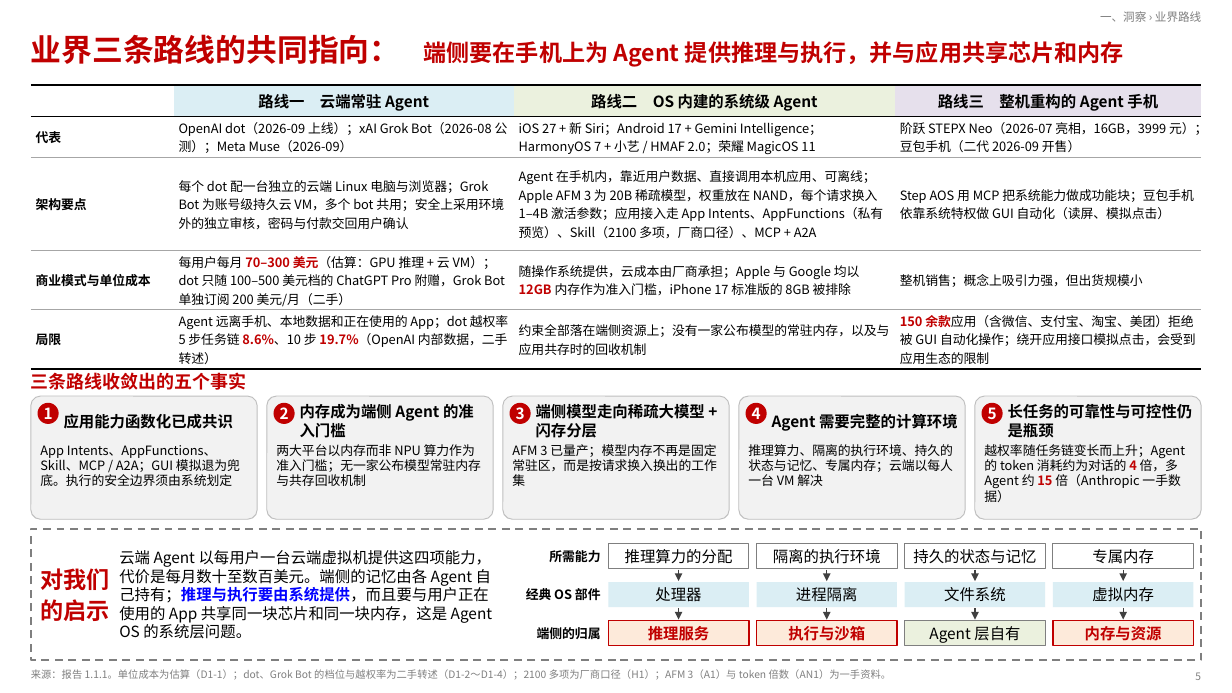
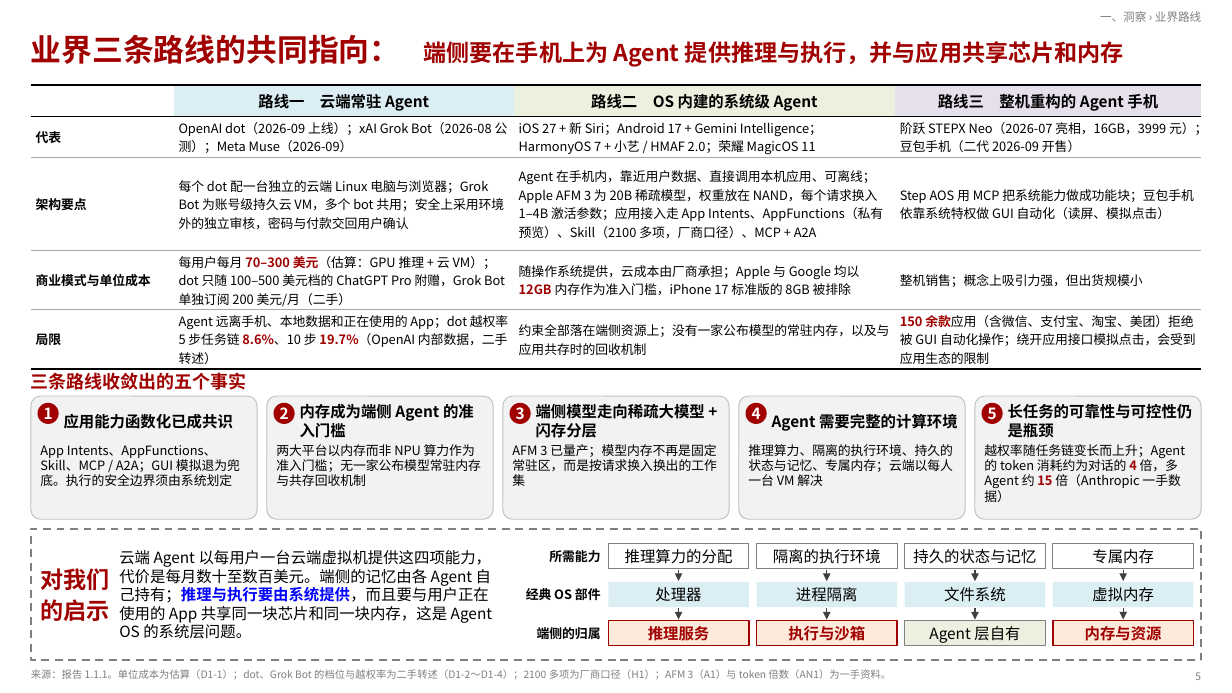
Before and after one commit to SiriusBHU/memory_system_architecture_summary, a slide deck: slide 5 of proposals/agentos-components/ppt/AgentOS三项系统服务-汇报.pptx. Drawn at 1232x693 pixels with LibreOffice and Linux fonts; fonts in the diff are those of the drawing. Boxes give left, top, right and bottom in pixels: in the first picture for what was removed or moved away, otherwise in the second. Text is boxed around its words. In the diff, an @@ line names an element or a change of style, - is before the commit and + after.

```diff
--- a/proposals/agentos-components/ppt/AgentOS三项系统服务-汇报.pptx
+++ b/proposals/agentos-components/ppt/AgentOS三项系统服务-汇报.pptx
@@ table at (30, 85, 1201, 368) @@
@@ text colour #C00000 to #A00000 in "70–300 美元（估算：GPU", "12GB", "8.6%、10 19.7%（OpenAI", "150 余款应用（含微信、支付宝、淘宝、美团）拒绝被" @@
@@ fill #C00000 to #A00000 in 5 elements at (38, 403, 59, 424), (274, 403, 295, 424), (509, 403, 531, 424), (746, 403, 767, 424), (982, 403, 1003, 424) @@
@@ text "越权率随任务链变长而上升；Agent 的 token 消耗约为对话的 4 ..." at (984, 444, 1185, 502): text colour #C00000 to #A00000 in "4 15" @@
@@ text colour #C00000 to #A00000 in 3 elements at (31, 34, 1124, 67), (31, 372, 247, 390), (40, 568, 109, 621) @@
@@ text colour #C00000 to #A00000; outline #C00000 1.25 pt to #A00000 1.25 pt in 3 elements at (608, 621, 749, 646), (757, 621, 897, 646), (1054, 621, 1194, 646) @@
```
Also in this commit, not shown: 49 other slides changed, 58 other files.
